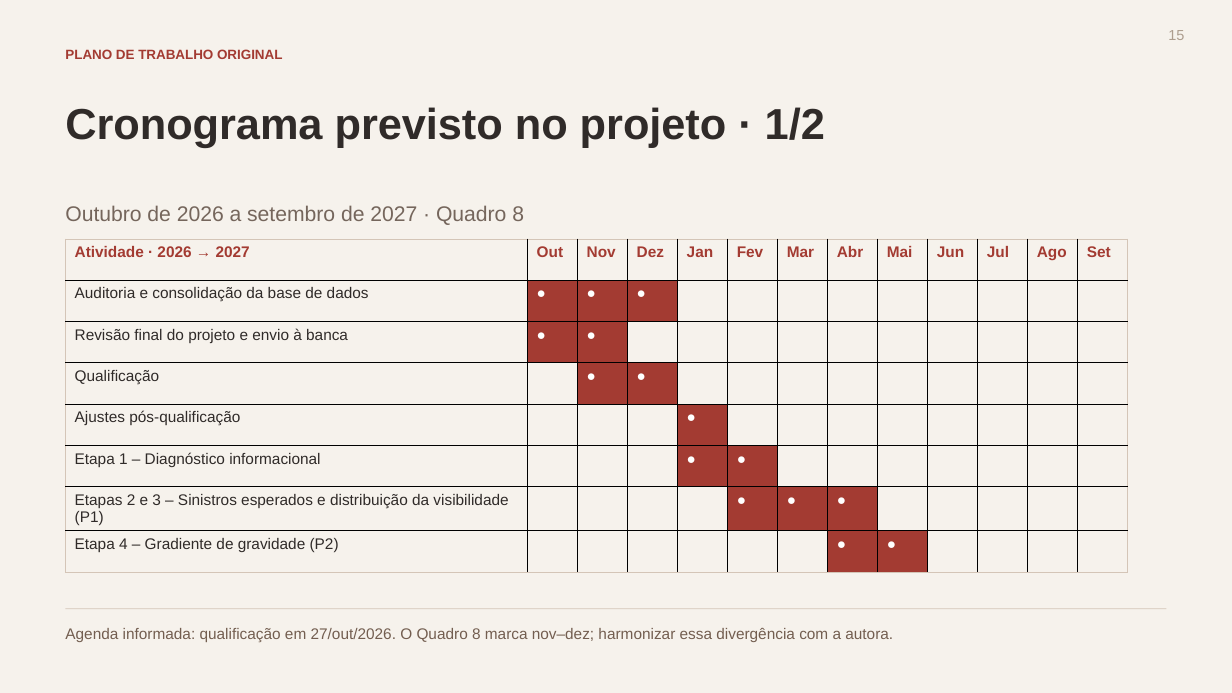
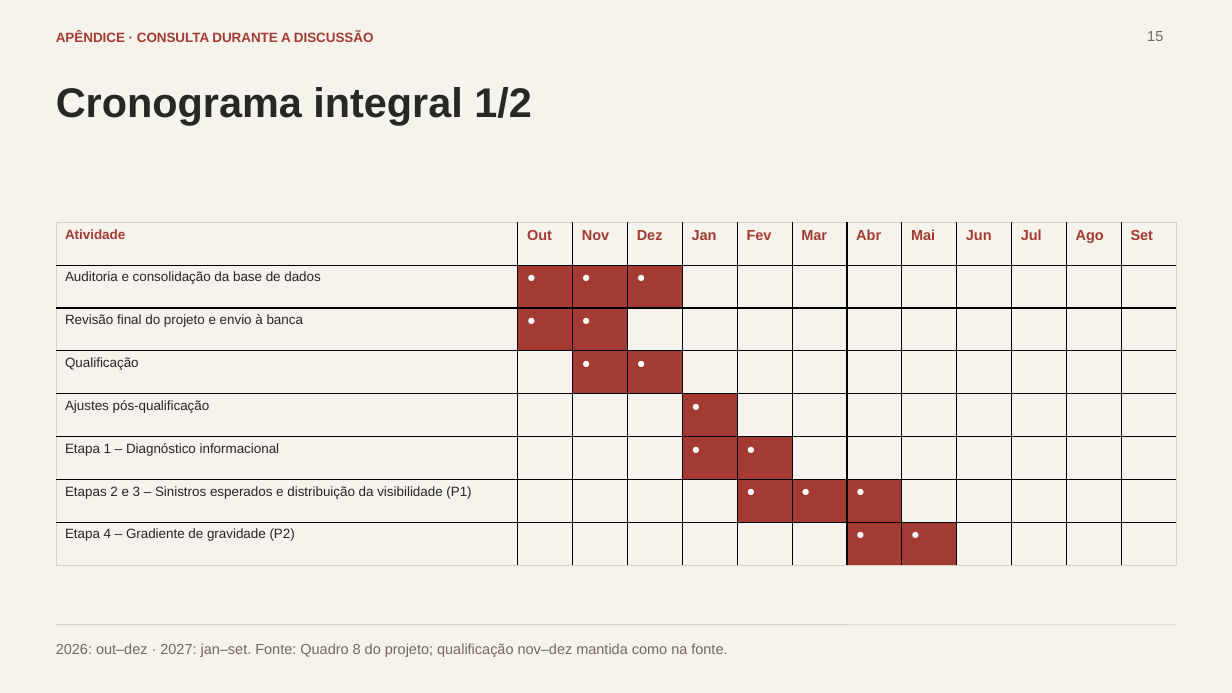
Before and after one commit to alexandrerodrigues2311/observatorio-seguranca-rodoviaria, a slide deck: slide 15 of dist/exports/apresentacao-qualificacao-fumec.pptx. Drawn at 1232x693 pixels with LibreOffice and Linux fonts; fonts in the diff are those of the drawing. Boxes give left, top, right and bottom in pixels: in the first picture for what was removed or moved away, otherwise in the second. Text is boxed around its words. In the diff, an @@ line names an element or a change of style, - is before the commit and + after.

```diff
--- a/dist/exports/apresentacao-qualificacao-fumec.pptx
+++ b/dist/exports/apresentacao-qualificacao-fumec.pptx
@@ text "15" moved from (x1=1168, y1=30, x2=1184, y2=40) to (x1=1147, y1=31, x2=1163, y2=41) @@
@@ text "15" at (x1=1147, y1=31, x2=1163, y2=41): text colour #AD9D8E to #72695F @@
@@ text added at (x1=56, y1=31, x2=374, y2=42), 10.5 pt, text #A33B32, bold @@
+APÊNDICE · CONSULTA DURANTE A DISCUSSÃO
@@ text removed at (x1=65, y1=49, x2=282, y2=59) @@
-PLANO DE TRABALHO ORIGINAL
@@ text at (x1=56, y1=87, x2=532, y2=125): text changed; size 33.8 to 32.2 pt; text colour #302B29 to #272726 @@
-Cronograma previsto no projeto · 1/2
+Cronograma integral 1/2
@@ text removed at (x1=65, y1=205, x2=524, y2=225) @@
-Outubro de 2026 a setembro de 2027 · Quadro 8
@@ table at (x1=55, y1=223, x2=1172, y2=566) @@
-row 1, column 1: Atividade · 2026 → 2027
+row 1, column 1: Atividade
@@ size 12 to 11.2 pt in "Out", "Nov", "Dez", "Jan" and 23 more places @@
@@ size 12 to 10.5 pt, text colour #302B29 to #272726 in "Auditoria e consolidação da base de dados", "Revisão final do projeto e envio à ...", "Qualificação", "Ajustes pós-qualificação" and 3 more places @@
@@ bold off in "●", "●", "●", "●" and 11 more places @@
@@ borders changed @@
@@ table resized from (x1=66, y1=238, x2=1127, y2=569) to (x1=55, y1=223, x2=1172, y2=566) @@
@@ line added from (55, 625) to (1177, 625), #D9CFC2 0.75 pt @@
@@ rectangle removed at (x1=66, y1=608, x2=1167, y2=609) @@
@@ text at (x1=56, y1=643, x2=727, y2=657): text changed; size 12 to 11.2 pt; text colour #735E50 to #72695F @@
-Agenda informada: qualificação em 27/out/2026. O Quadro 8 marca nov–dez; harmonizar essa divergência com a autora.
+2026: out–dez · 2027: jan–set. Fonte: Quadro 8 do projeto; qualificação nov–dez mantida como na fonte.
```
Also in this commit, not shown: 2 other slides changed, 13 slides added, 15 slides removed, 42 other files.
